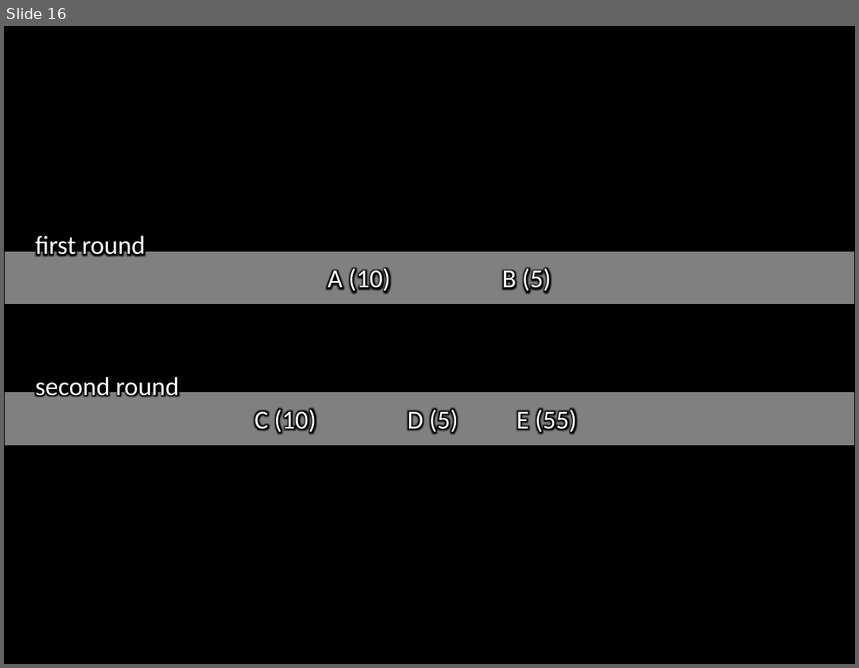
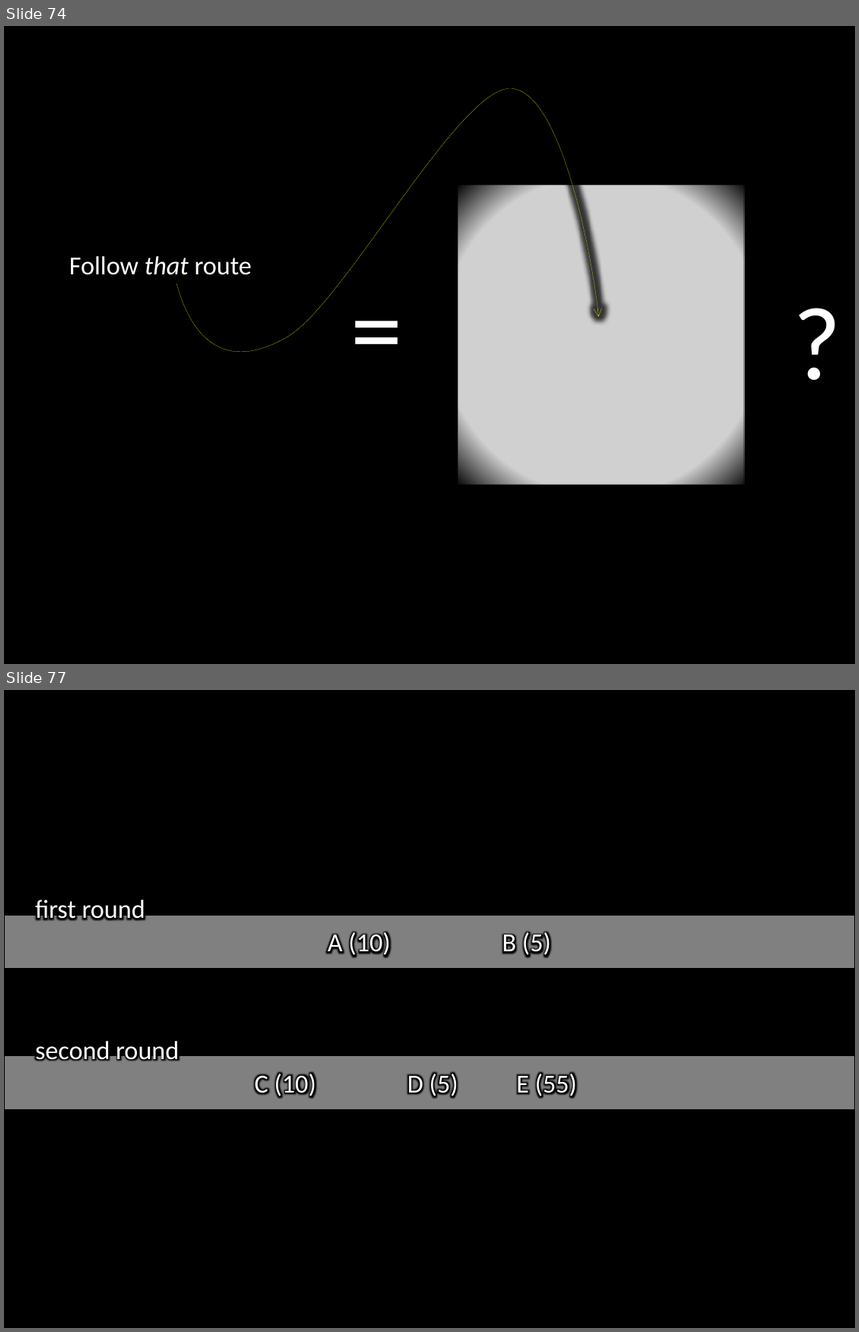
Before and after one commit to butterfill/lecture_mindreading_joint_action_philosophical_tools, a slide deck: lecture05 actions intentions goals/lecture05.ppt.pptx. Shown one above the other, each under a label of ours: slide 16 before the commit, slides 74 and 77 after it; the slides between them are not shown. The pictures are 859x668 and 859x1332 pixels, drawn with LibreOffice and Linux fonts; fonts in the diff are those of the drawing; grey boxes stand for pictures. Boxes give left, top, right and bottom in pixels: in the first picture for what was removed or moved away, otherwise in the second. Text is boxed around its words. In the diff, an @@ line names an element or a change of style, - is before the commit and + after.

```diff
--- a/lecture05 actions intentions goals/lecture05.ppt.pptx
+++ b/lecture05 actions intentions goals/lecture05.ppt.pptx
@@ slide 74 added at [4,26,855,664], background #000000 @@
@@ freeform shape added at [177,89,599,352], outline #FFFF00 0.75 pt @@
@@ rectangle added at [456,184,748,486], fill gradient #000000 @@
@@ picture added at [458,185,744,484] @@
@@ text added at [69,256,252,275], 22 pt, text #FFFFFF @@
+Follow that route
@@ text added at [343,259,621,393], 88 pt, text #FFFFFF @@
+=
@@ text added at [785,271,855,406], 88 pt, text #FFFFFF @@
+?
@@ what was slide 16 is now slide 77 @@
```
Also in this commit, not shown: 4 slides changed, 60 other slides added, 2 other files.
